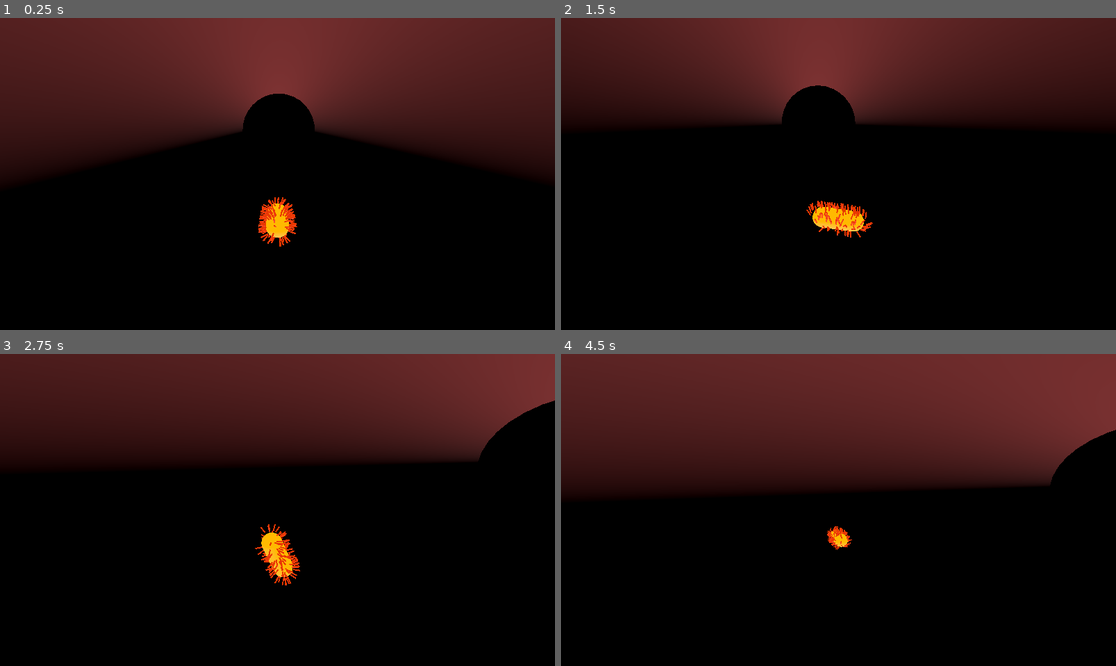
Above: before the commit, frames 1-4 (two rows, left to right).
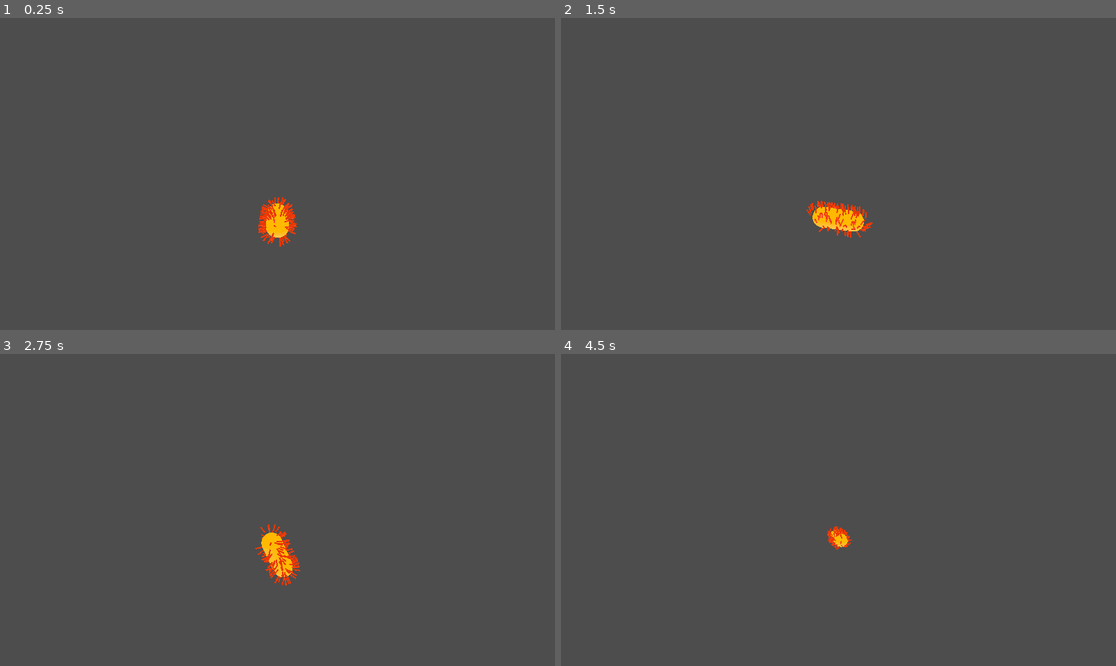
Above: after the commit, the same moments.

Repository: NR5P/bio-mission
Game: Godot game, scene res://main.tscn
Same seed, same stepped clock (60 frames per second), same inputs: the game is played once before the commit and once after it.
Inputs:
- Up to frame 1 (0.25 s): no input
- Up to frame 2 (1.5 s): hold D 0.53-1.28 s; hold Shift 0.53-1.28 s; tap Space at 0.77 s; hold Down from 1.28 s (still down); tap J at 1.35 s
- Up to frame 3 (2.75 s): tap Space at 1.52 s; release Down at 2.03 s; hold D from 2.03 s (still down); hold L from 2.03 s (still down)
- Up to frame 4 (4.5 s): release D at 2.78 s; release L at 2.78 s; hold Up 2.78-3.53 s; tap I at 2.85 s; tap Space at 3.02, 3.77 s; hold K 3.53-4.28 s; hold A from 3.53 s (still down); tap Shift at 4.35 s

The runs differ from the first frame. In frame 1, 99% of the frame differs, in the area x 0-100%, y 0-100%; in frame 2, 99%; in frame 3, 99%; in frame 4, 100%.

Commit message:
doubled tube size

Diff:
--- a/main.tscn
+++ b/main.tscn
@@ -17,7 +17,7 @@
 
 [sub_resource type="Curve3D" id="Curve3D_ig7tw"]
 _data = {
-"points": PackedVector3Array(-8, -3, -15, 8, 3, -15, 0, 0, 0 …(181 unchanged characters)… 2, -10, -150, -10, -8, 15, -8, 14, -15, 36, 10, -180, 8, -14, 15, -12, -4, -15, 10, 30, -210, 12, 4, 15, -10, -10, -15, -22, 18, -240, 10, 10, 15, 0, 0, 0, -34, -8, -270),
+"points": PackedVector3Array(-8, -3, -15, 8, 3, -15, 0, 0, 0 …(181 unchanged characters)… 2, -10, -150, -10, -8, 15, -8, 14, -15, 41.407593, -22.69777, -180, 8, -14, 15, -12, -4, -15, 6.3592834, 30, -210, 12, 4, 15, -10, -10, -15, -22, 18, -240, 10, 10, 15, 0, 0, 0, -34, -8, -270),
 "tilts": PackedFloat32Array(0, 0, 0, 0, 0, 0, 0, 0, 0, 0)
 }
 point_count = 10
@@ -32,7 +32,7 @@
 transform = Transform3D(1, 0, 0, 0, 0.8660254, 0.5, 0, -0.5, 0.8660254, 0, 10, 15)
 
 [node name="Bacteria" parent="." instance=ExtResource("1_ig7tw")]
-transform = Transform3D(0.99999994, 0, 0, 0, 0.99999994, 0, 0, 0, 1, -0.6902218, 6.7926865, -0.7566331)
+transform = Transform3D(0.99999994, 0, 0, 0, 0.99999994, 0, 0, 0, 1, -324.93845, 6.7926865, -0.7566331)
 
 [node name="VesselVisual" type="MeshInstance3D" parent="."]
 transform = Transform3D(1, 0, 0, 0, 1, 0, 0, 0, 1, 0.0030879974, 0.034828186, 9.5215194e-07)
@@ -60,7 +60,7 @@
 curve = SubResource("Curve3D_ig7tw")
 
 [node name="VesselTubeVisual" type="CSGPolygon3D" parent="Vessel"]
-polygon = PackedVector2Array(10, 0, 8.7, 5, 5, 8.7, 0, 10, -5, 8.7, -8.7, 5, -5, -8.7, 0, -10, 5, -8.7, 8.7, -5)
+polygon = PackedVector2Array(20, 0, 16.2, 11.8, 6.2, 19, -6.2, 19, -16.2, 11.8, -20, 0, -16.2, -11.8, -6.2, -19, 6.2, -19, 16.2, -11.8)
 mode = 2
 path_node = NodePath("../VesselPath")
 path_interval_type = 0
